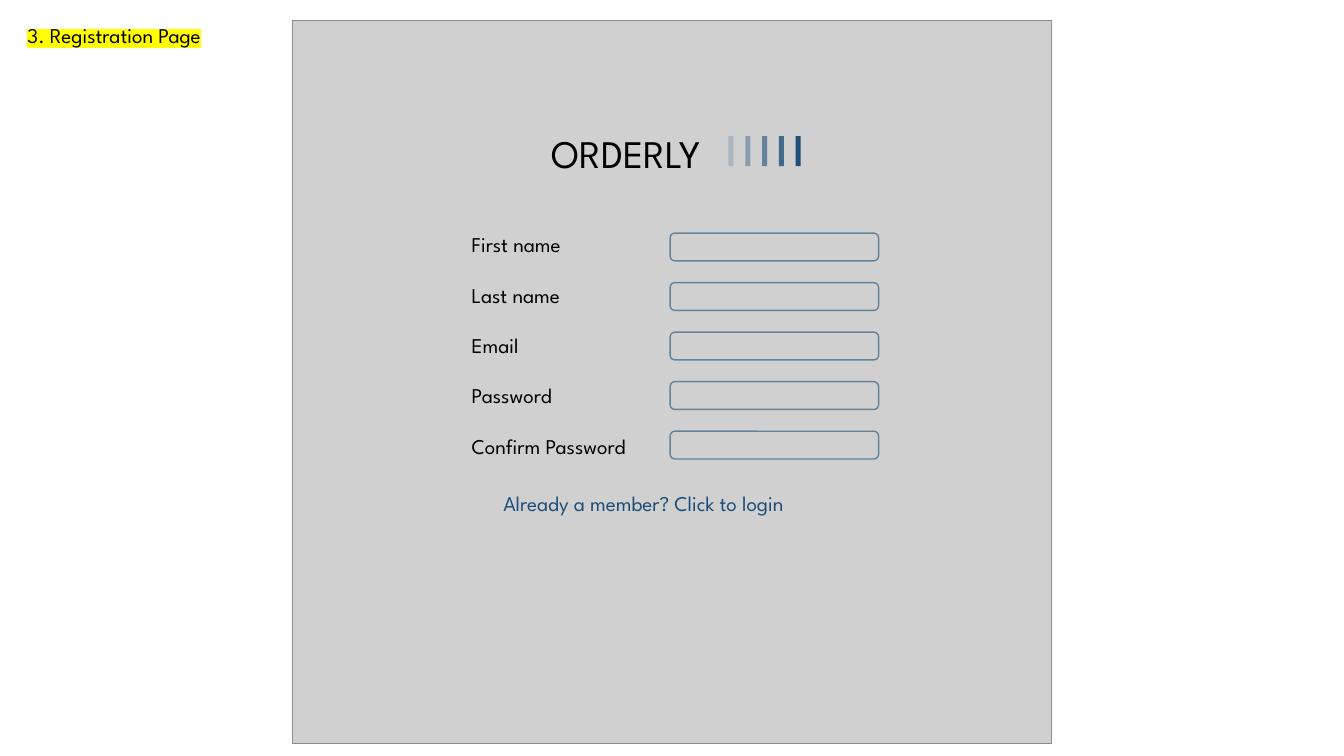
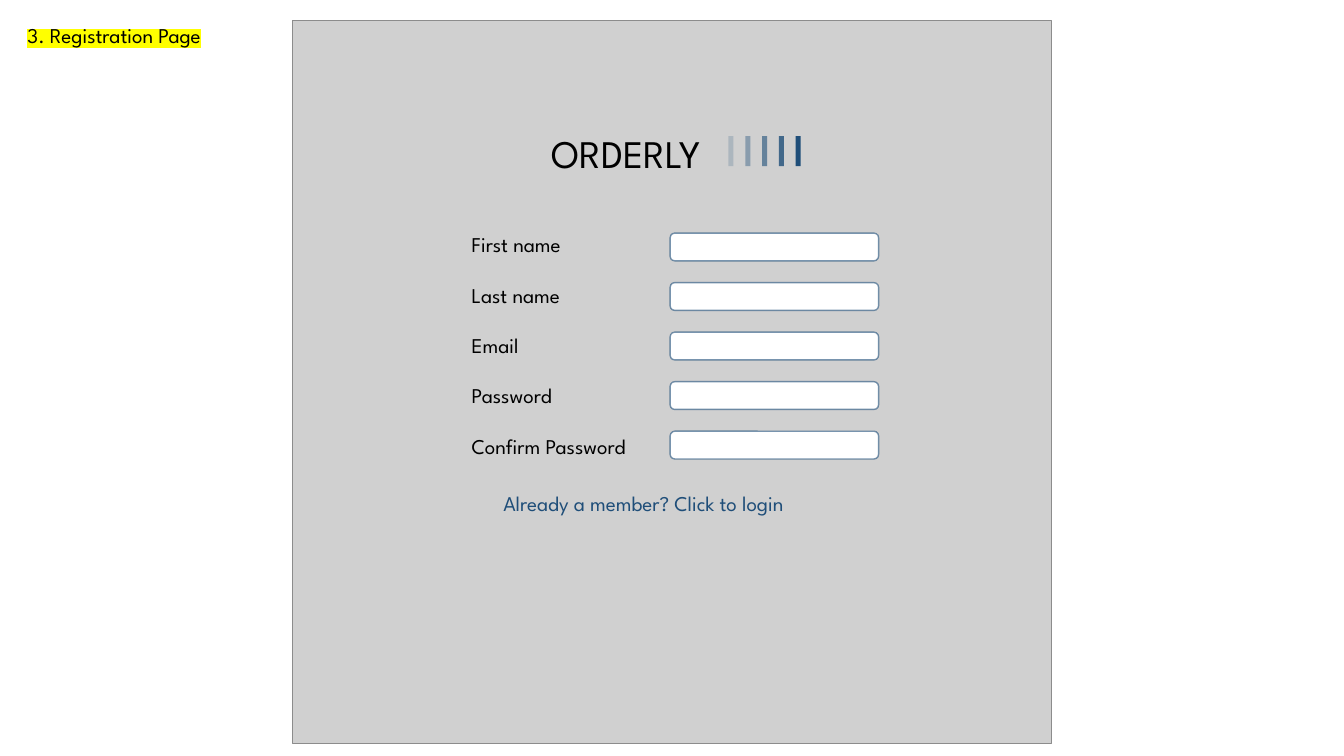
Before and after one commit to Dec2020PandA/Julia_Kennard_Solo_Project, a slide deck: slide 3 of Orderly.pptx. Drawn at 1344x756 pixels with LibreOffice and Linux fonts; fonts in the diff are those of the drawing; grey boxes stand for pictures. Boxes give left, top, right and bottom in pixels: in the first picture for what was removed or moved away, otherwise in the second. Text is boxed around its words. In the diff, an @@ line names an element or a change of style, - is before the commit and + after.

```diff
--- a/Orderly.pptx
+++ b/Orderly.pptx
@@ fill none to #FFFFFF in 5 elements at bbox=[670, 233, 879, 261], bbox=[670, 382, 879, 410], bbox=[670, 282, 879, 311], bbox=[670, 333, 879, 361], bbox=[670, 432, 879, 460] @@
```
Also in this commit, not shown: 2 other slides changed, 4 slides added, 2 other files.
